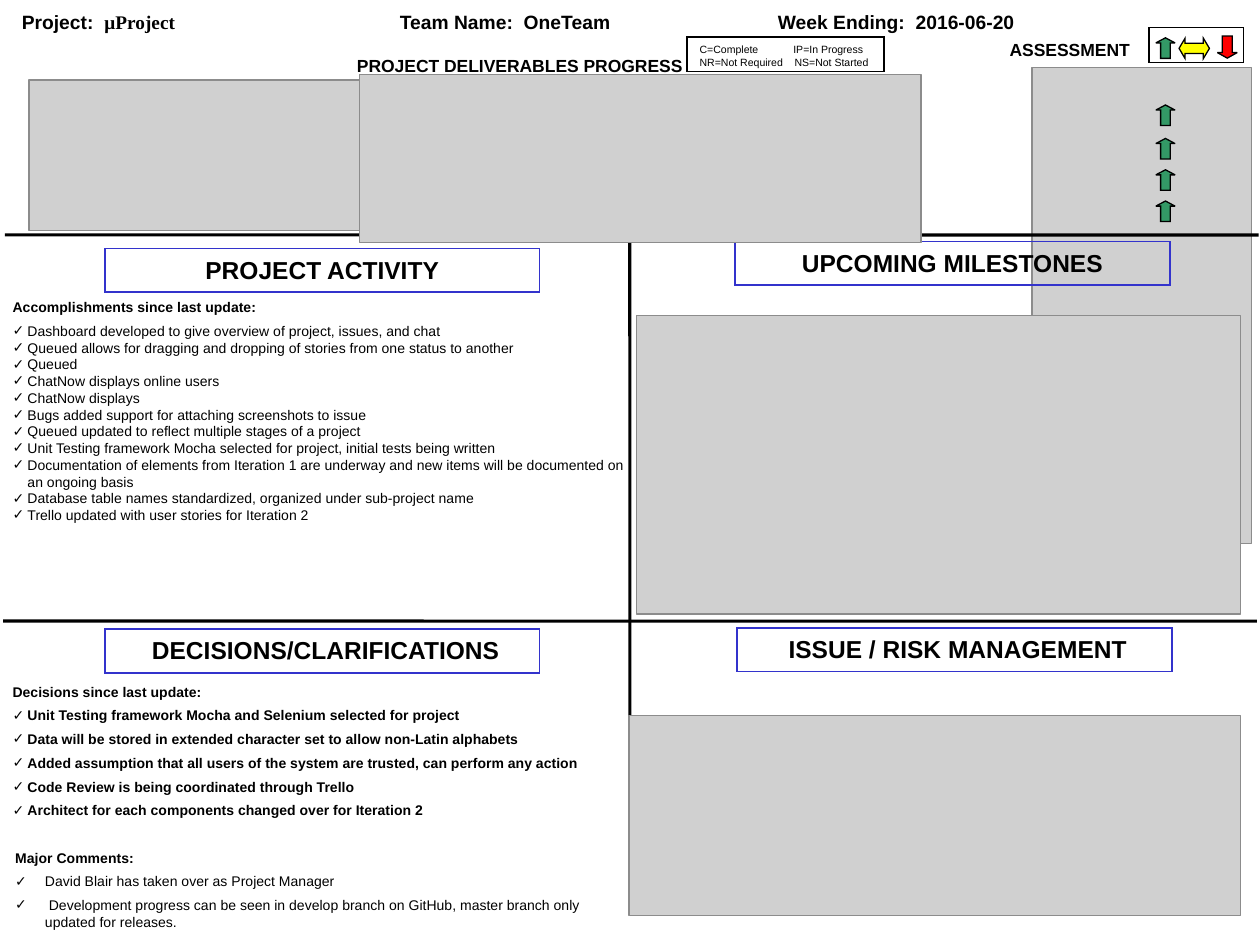
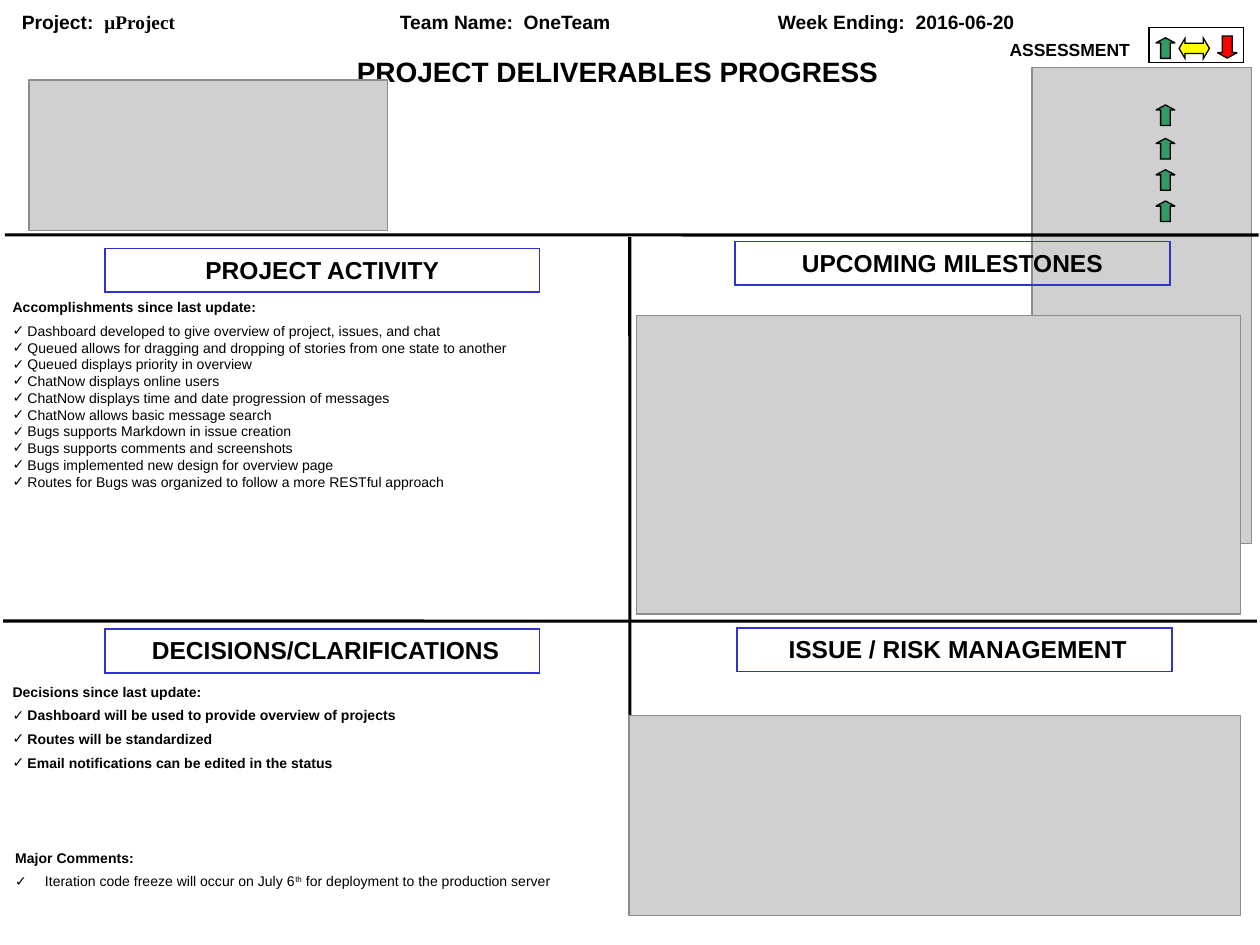
Before and after one commit to CS673Smr16Team1/project, a slide deck: slide 1 of submissions/week_ending_07-01-16/Quad Report Template - 2016-06-27.pptx. Drawn at 1260x945 pixels with LibreOffice and Linux fonts; fonts in the diff are those of the drawing; grey boxes stand for pictures. Boxes give left, top, right and bottom in pixels: in the first picture for what was removed or moved away, otherwise in the second. Text is boxed around its words. In the diff, an @@ line names an element or a change of style, - is before the commit and + after.

Commit message:
Queued overview page themed

```diff
--- a/submissions/week_ending_07-01-16/Quad Report Template - 2016-06-27.pptx
+++ b/submissions/week_ending_07-01-16/Quad Report Template - 2016-06-27.pptx
@@ text "PROJECT DELIVERABLES PROGRESS" at (357,62,878,87): size 10 to 16 pt @@
@@ rectangle removed at (687,38,883,72) @@
-C=Complete IP=In Progress
-NR=Not Required NS=Not Started
@@ picture removed at (359,74,921,243) @@
@@ text at (27,343,507,372): text changed @@
-✓ Queued allows for dragging and dropping of stories from one status to another
-✓ Queued
+✓ Queued allows for dragging and dropping of stories from one state to another
+✓ Queued displays priority in overview
@@ text at (27,393,444,490): text changed @@
-✓ ChatNow displays
-✓ Bugs added support for attaching screenshots to issue
-✓ Queued updated to reflect multiple stages of a project
-✓ Unit Testing framework Mocha selected for project, initial tests being written
-✓ Documentation of elements from Iteration 1 are underway and new items will be documented on an ongoing basis
-✓ Database table names standardized, organized under sub-project name
-✓ Trello updated with user stories for Iteration 2
+✓ ChatNow displays time and date progression of messages
+✓ ChatNow allows basic message search
+✓ Bugs supports Markdown in issue creation
+✓ Bugs supports comments and screenshots
+✓ Bugs implemented new design for overview page
+✓ Routes for Bugs was organized to follow a more RESTful approach
@@ text at (27,710,396,768): text changed @@
-✓ Unit Testing framework Mocha and Selenium selected for project
-✓ Data will be stored in extended character set to allow non-Latin alphabets
-✓ Added assumption that all users of the system are trusted, can perform any action
-✓ Code Review is being coordinated through Trello
-✓ Architect for each components changed over for Iteration 2
+✓ Dashboard will be used to provide overview of projects
+✓ Routes will be standardized
+✓ Email notifications can be edited in the status
@@ text at (45,876,550,889): text changed @@
-✓ David Blair has taken over as Project Manager
-✓ Development progress can be seen in develop branch on GitHub, master branch only updated for releases.
+✓ Iteration code freeze will occur on July 6th for deployment to the production server
```
Also in this commit, not shown: 10 other files.
